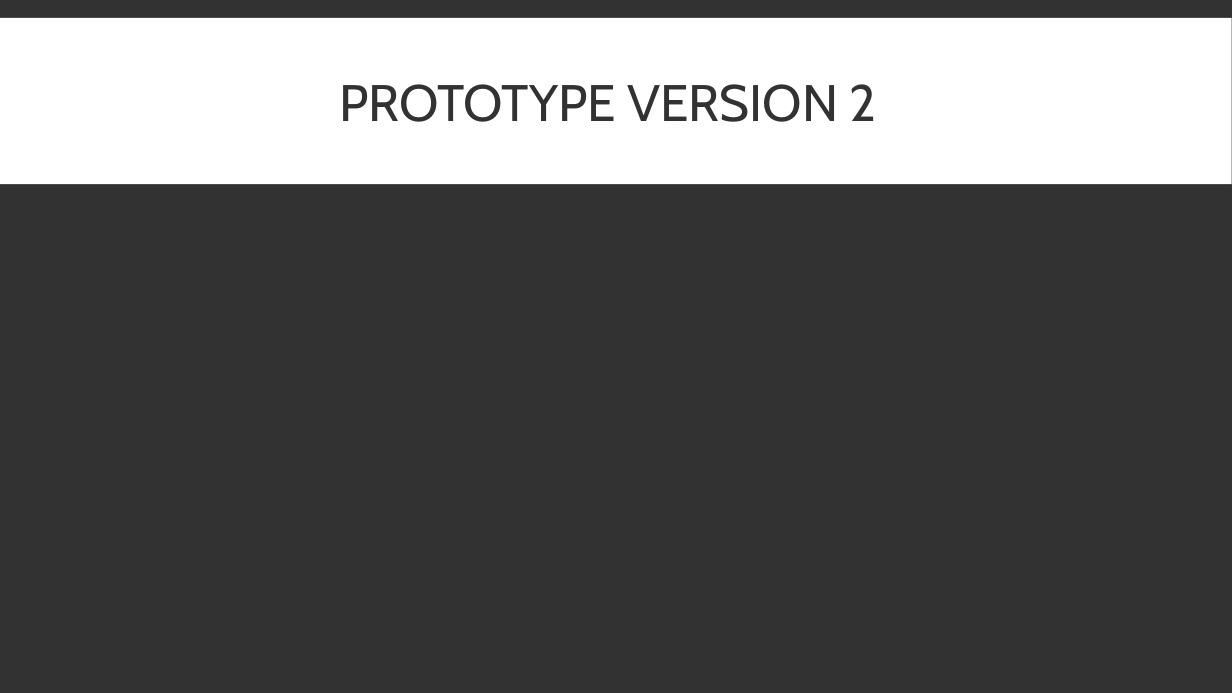
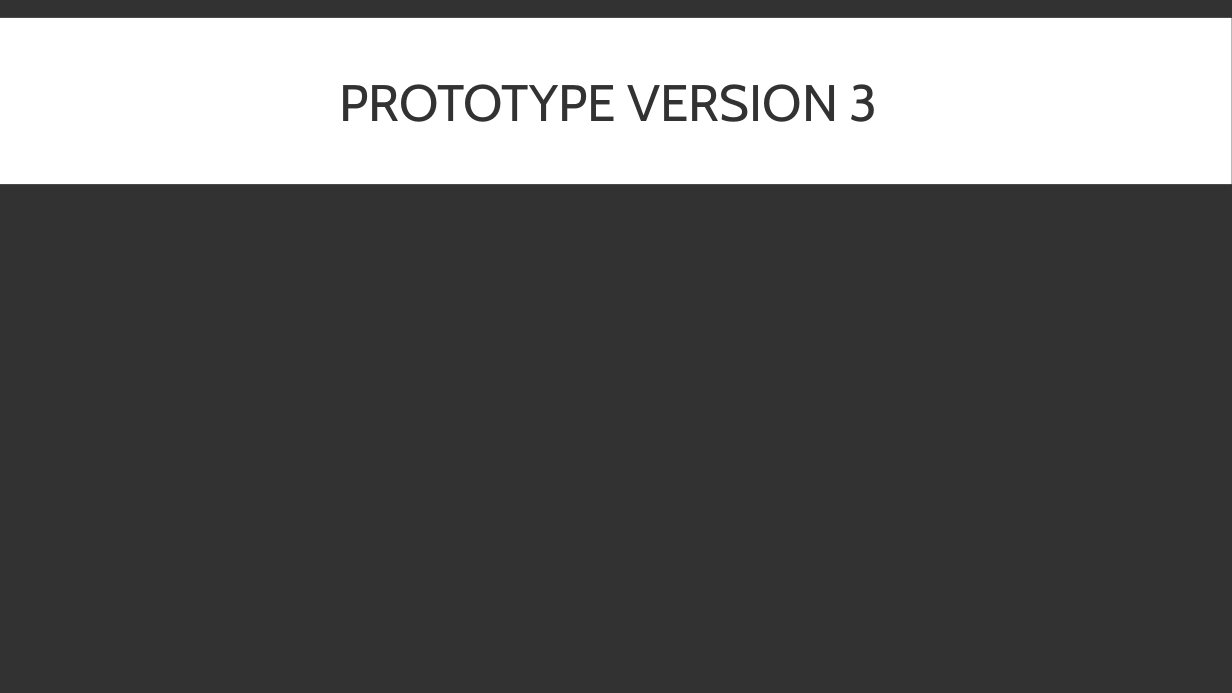
Before and after one commit to UoSGamesGroups/second-semester-s2-level-4-5-group-8, a slide deck: slide 8 of Presentations/Third Presentation.pptx. Drawn at 1232x693 pixels with LibreOffice and Linux fonts; fonts in the diff are those of the drawing. Boxes give left, top, right and bottom in pixels: in the first picture for what was removed or moved away, otherwise in the second. Text is boxed around its words. In the diff, an @@ line names an element or a change of style, - is before the commit and + after.

```diff
--- a/Presentations/Third Presentation.pptx
+++ b/Presentations/Third Presentation.pptx
@@ title at box(339, 84, 878, 122): text changed @@
-PROTOTYPE VERSION 2
+PROTOTYPE VERSION 3
```
Also in this commit, not shown: 2 other slides changed.
